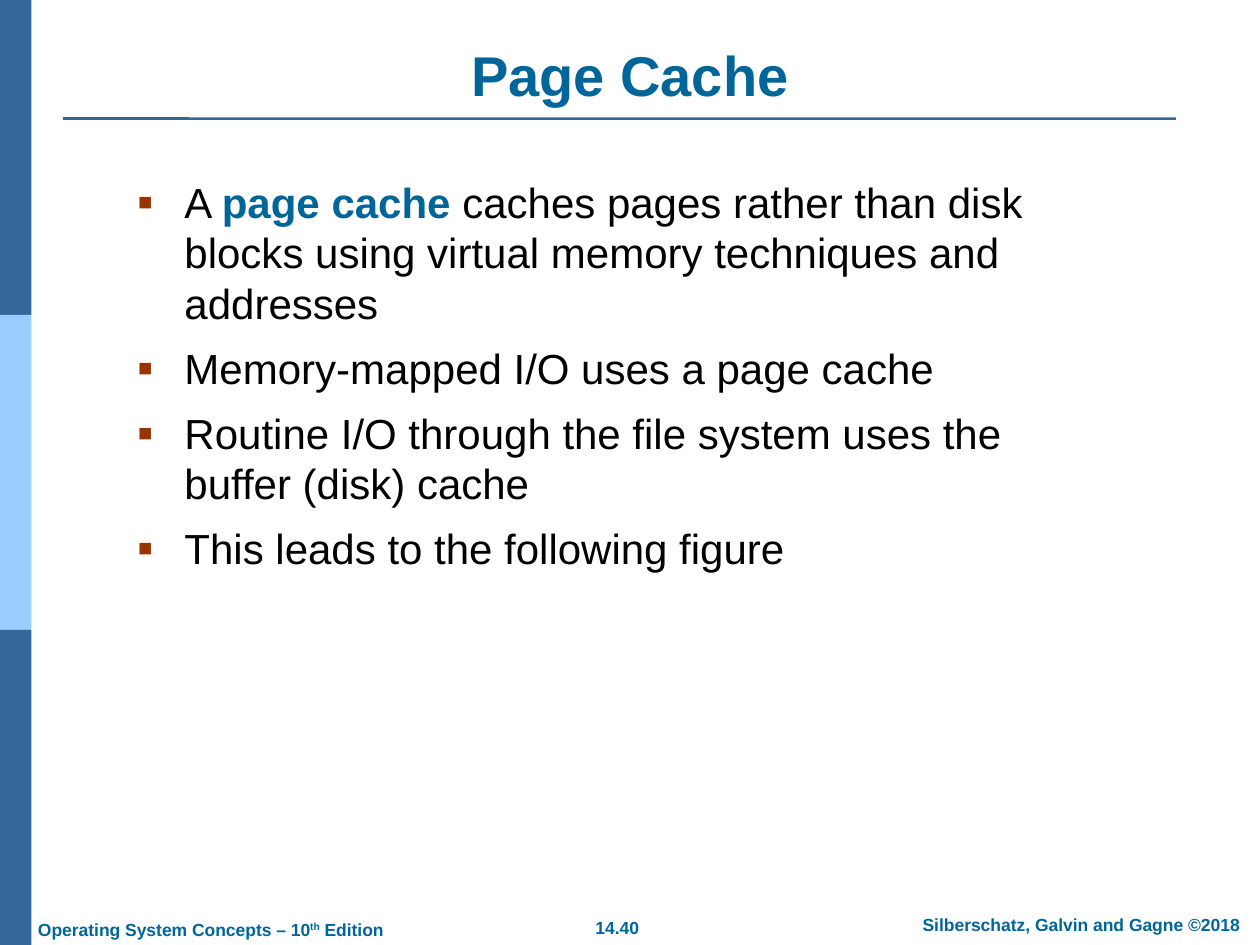
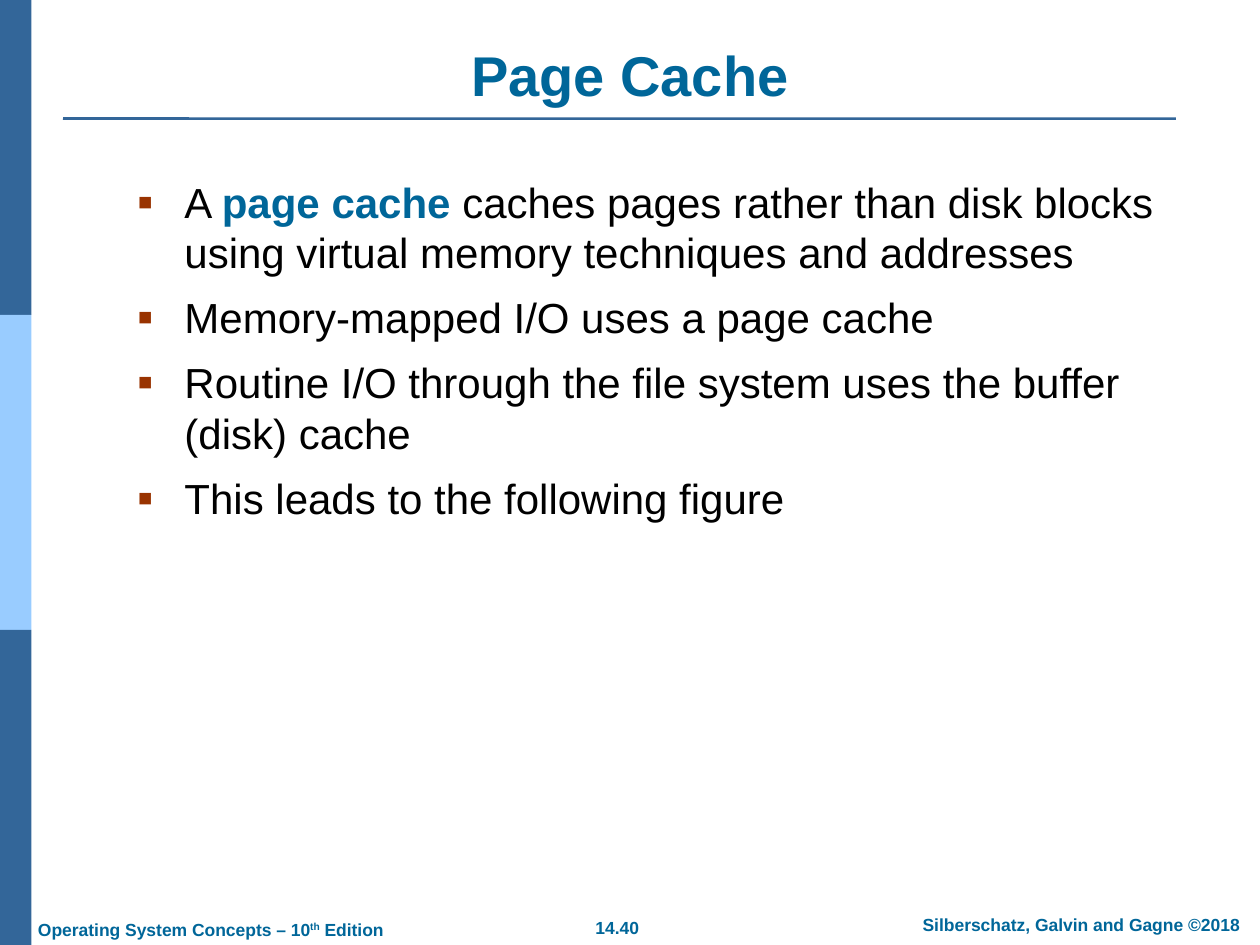
Before and after one commit to chriswjh/chriswjh.github.io, a slide deck: slide 40 of OSu/Chap14.pptx. Drawn at 1260x945 pixels with LibreOffice and Linux fonts; fonts in the diff are those of the drawing; background and template pictures are left out. Boxes give left, top, right and bottom in pixels: in the first picture for what was removed or moved away, otherwise in the second. Text is boxed around its words. In the diff, an @@ line names an element or a change of style, - is before the commit and + after.

```diff
--- a/OSu/Chap14.pptx
+++ b/OSu/Chap14.pptx
@@ text "A page cache caches pages ..." rewrapped from (184,187,1023,573) to (184,187,1153,522) @@
```
Also in this commit, not shown: 1 other slide changed, 2 other files.
